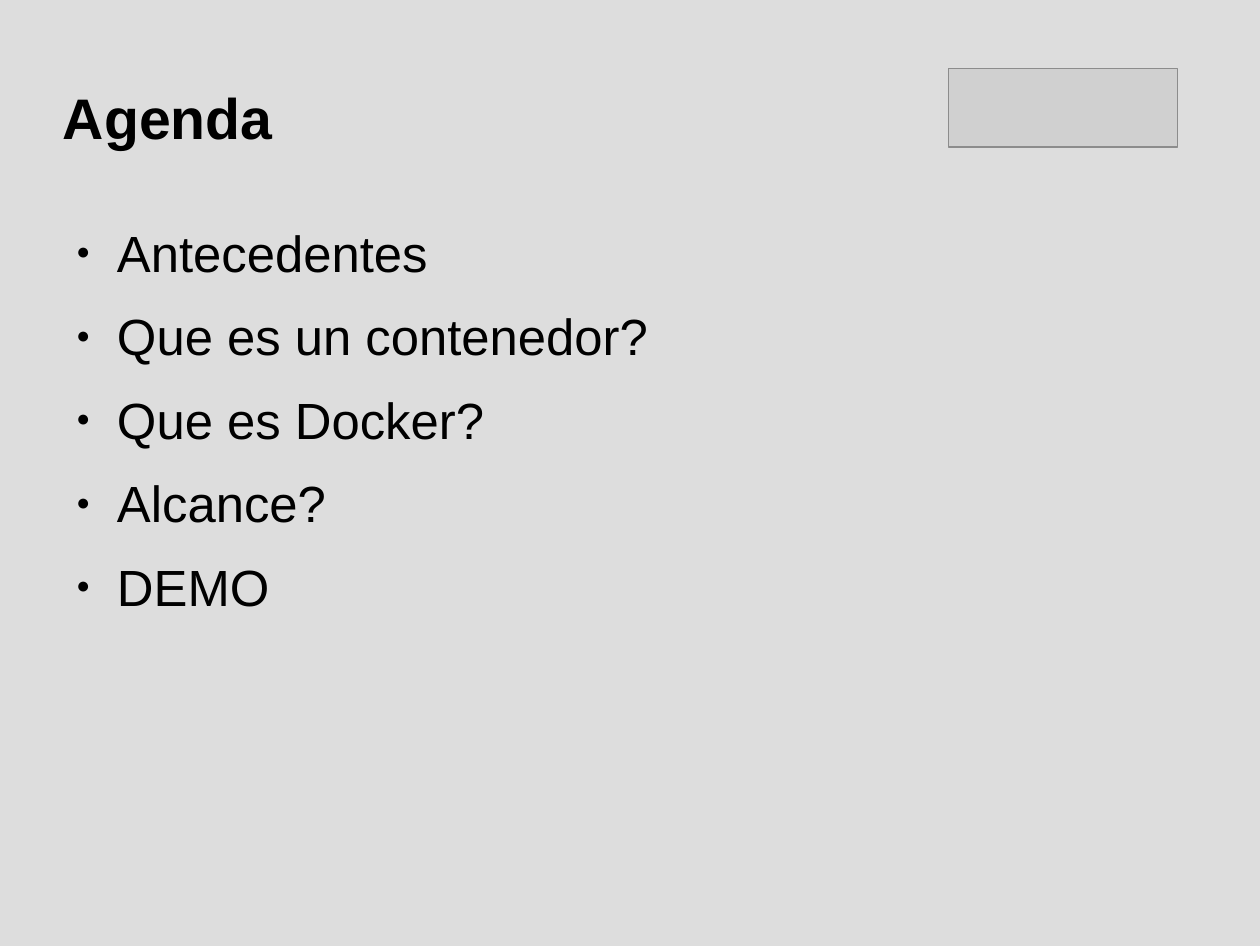
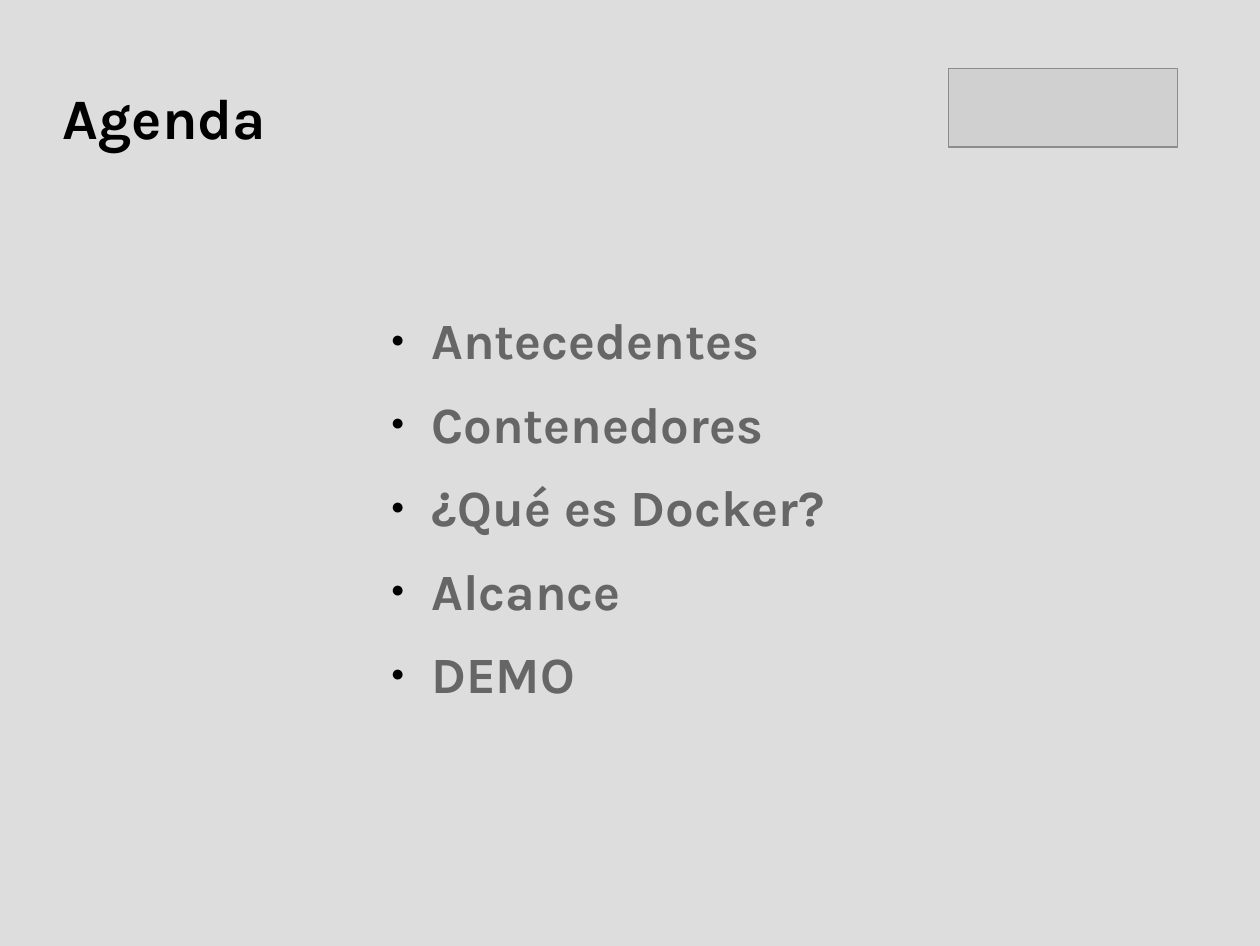
Before and after one commit to hdortiz/docker_rocc2015, a slide deck: slide 3 of presentacion.odp. Drawn at 1260x946 pixels with LibreOffice and Linux fonts; fonts in the diff are those of the drawing; grey boxes stand for pictures. Boxes give left, top, right and bottom in pixels: in the first picture for what was removed or moved away, otherwise in the second. Text is boxed around its words. In the diff, an @@ line names an element or a change of style, - is before the commit and + after.

Commit message:
Se elimno carpeta _MACOSX
Se actualizo presentacion:
	1 - Portada
	2 - Presentacion
	3 - Agenda
	4 - Antecedentes/Un servidor Fisico
	5 - Antecedentes/Problemas Un servidor fisico
	6 - Antecedentes/Virtualizacion
	7 - Antecedentes/Virtualizacion/Beneficios
	8 - Antecedentes/Virtualizacion/Limites
	9 - Contenedores
	10- Contenedores/Diagrama
	11- Contenedores/Beneficios

```diff
--- a/presentacion.odp
+++ b/presentacion.odp
@@ title "Agenda" at (63,99,266,154): font Arial to Karla @@
@@ text "Antecedentes": place and size @@
-text "Antecedentes" at (117,235,647,607)
+text "Antecedentes" at (431,324,825,694)
@@ text at (431,324,759,694): font Arial to Karla, text colour #000000 to #666666, bold on in "Antecedentes", "DEMO" @@
@@ text at (431,408,825,611): text changed; font Arial to Karla; text colour #000000 to #666666; bold on @@
-● Que es un contenedor?
-● Que es Docker?
-● Alcance?
+● Contenedores
+● ¿Qué es Docker?
+● Alcance
```
Also in this commit, not shown: 1 other slide changed, 14 slides added.
